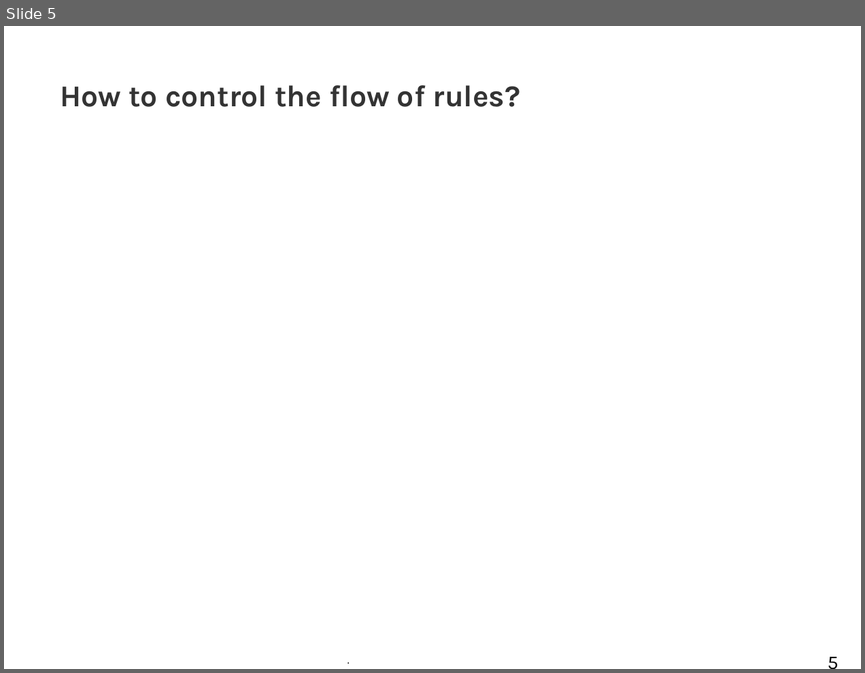
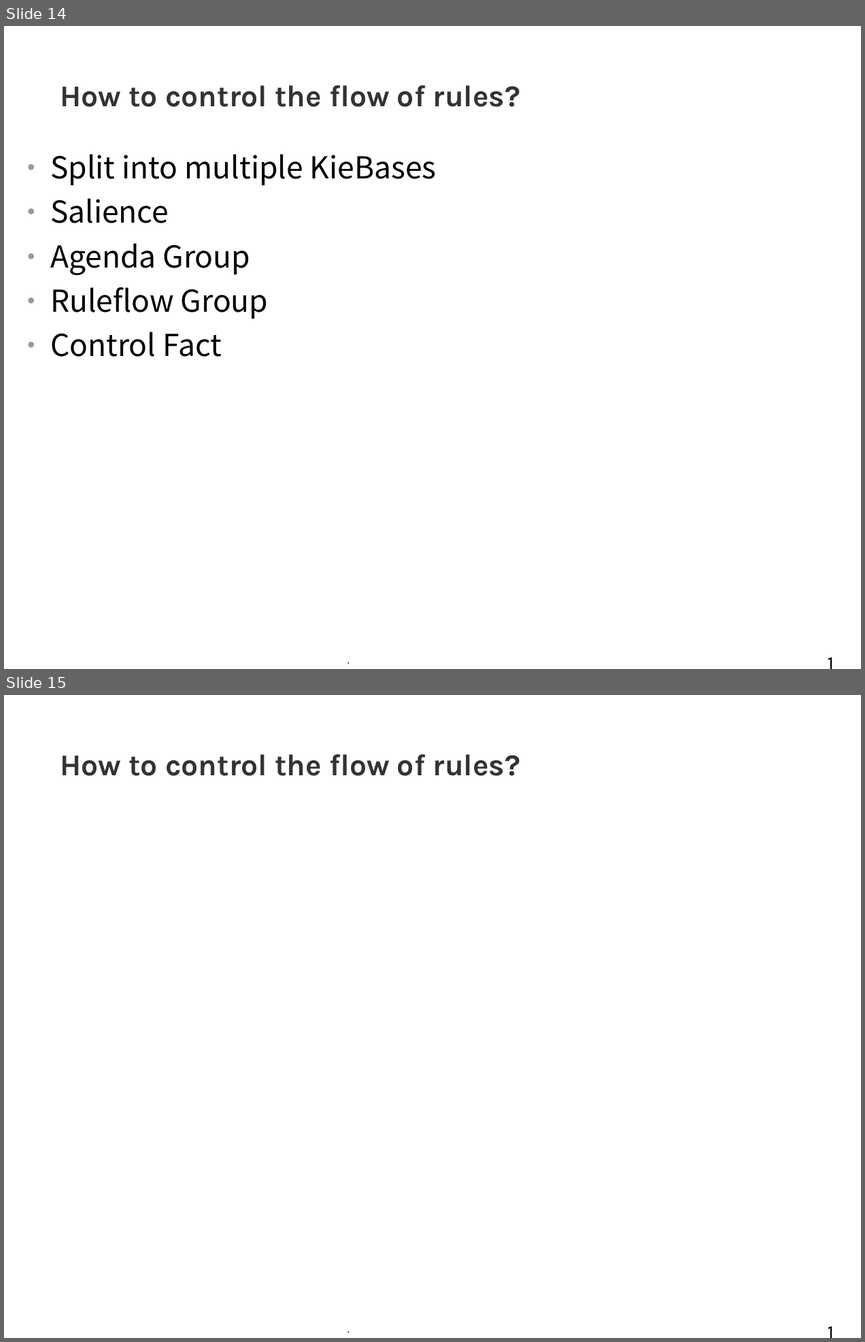
Before and after one commit to tkobayas/kie-live, a slide deck: 2021_Drools_trouble_shooting.odp. Shown one above the other, each under a label of ours: slide 5 before the commit, slides 14 and 15 after it. The pictures are 865x673 and 865x1342 pixels, drawn with LibreOffice and Linux fonts; fonts in the diff are those of the drawing; background and template pictures are left out. Boxes give left, top, right and bottom in pixels: in the first picture for what was removed or moved away, otherwise in the second. Text is boxed around its words. In the diff, an @@ line names an element or a change of style, - is before the commit and + after.

```diff
--- a/2021_Drools_trouble_shooting.odp
+++ b/2021_Drools_trouble_shooting.odp
@@ slide 14 added at box(4, 26, 861, 669), background #FFFFFF; not listed: 2 template elements that a slide beside it also shows @@
@@ title added at box(60, 85, 521, 107), 28 pt, text #333333, bold @@
+How to control the flow of rules?
@@ text added at box(50, 154, 436, 356), 28 pt, text #000000 @@
+● Split into multiple KieBases
+● Salience
+● Agenda Group
+● Ruleflow Group
+● Control Fact
@@ what was slide 5 is now slide 15 @@
@@ page number at box(815, 1307, 852, 1338): text changed @@
-5
+15
```
Also in this commit, not shown: 5 slides changed, 10 other slides added, 1 slide removed, 8 other files.
